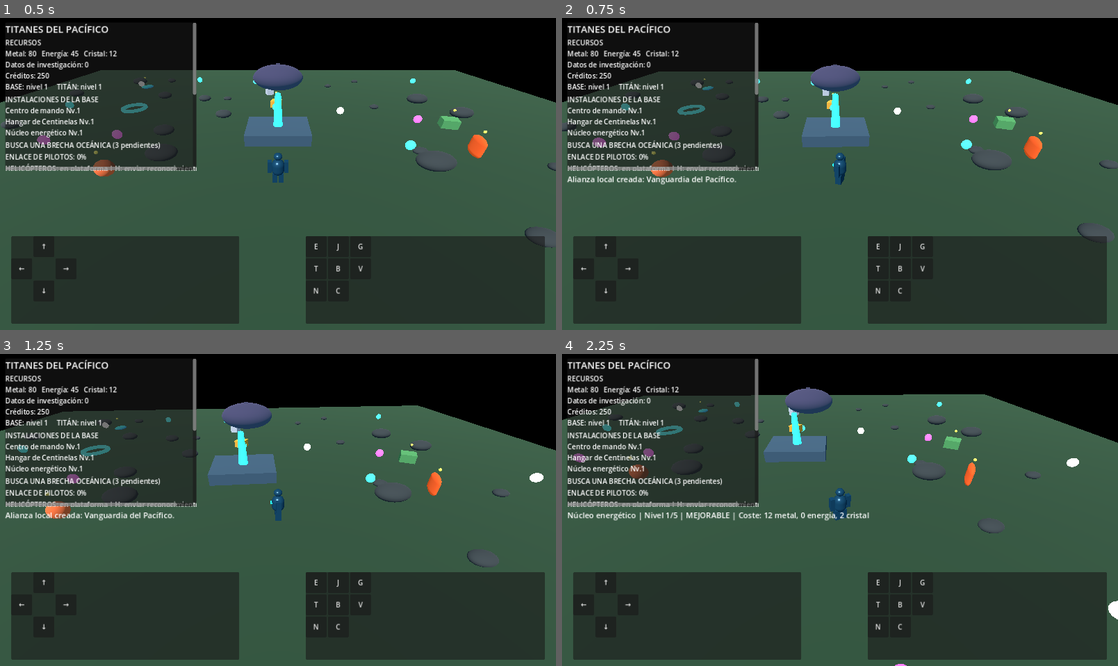
Above: before the commit, frames 1-4 (two rows, left to right).
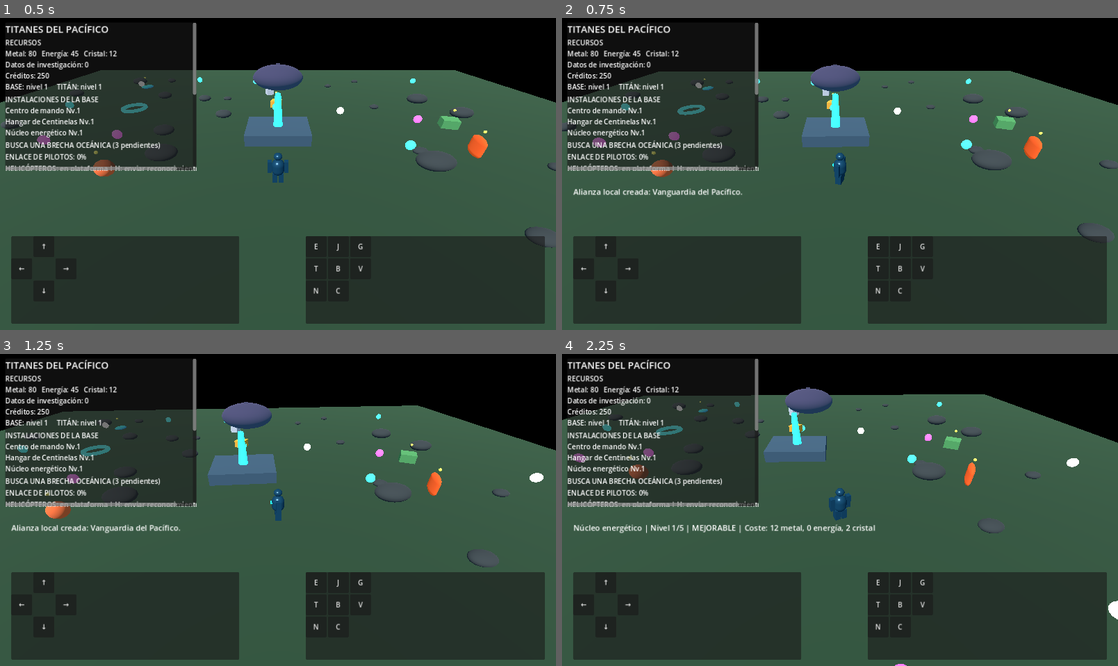
Above: after the commit, the same moments.

Repository: edwjacpinros2012-dev/Titanes-del-Pac-fico-
Game: Godot game, scene res://scenes/main.tscn
The game is run twice, just before and just after one commit, with the same random seed, the same clock (stepped at 60 frames per second) and the same inputs.
Inputs:
- Up to frame 1 (0.5 s): no input
- Up to frame 2 (0.75 s): tap Enter at 0.5 s; hold D (move_right) from 0.53 s (still down); hold P (alliance_create) from 0.53 s (still down)
- Up to frame 3 (1.25 s): keep holding D (move_right); keep holding P (alliance_create)
- Up to frame 4 (2.25 s): release D (move_right) at 1.28 s; release P (alliance_create) at 1.28 s; hold S (move_back) 1.28-2.03 s; tap K (alliance_join) at 1.35 s; hold D (move_right) from 2.03 s (still down); hold V (base_select_next) from 2.03 s (still down)

Frame 1 is identical in both runs. In frame 2, 0.7% of the frame differs, in the area x 0-33%, y 50-58%; in frame 3, 0.7%; in frame 4, 1.3%, in the area x 1-57%, y 50-58%.

Commit message:
Make HUD and status panel adapt to small screens

Diff:
--- a/scripts/main.gd
+++ b/scripts/main.gd
@@ -531,10 +531,13 @@
 func _create_hud() -> void:
 	var layer := CanvasLayer.new()
 	add_child(layer)
+	var viewport_size := get_viewport().get_visible_rect().size
+	var hud_width := minf(440.0, maxf(280.0, viewport_size.x - 24.0))
+	var hud_height := minf(340.0, maxf(150.0, viewport_size.y * 0.48))
 	var panel := PanelContainer.new()
 	panel.position = Vector2(12, 12)
-	panel.custom_minimum_size = Vector2(440, 0)
-	panel.size = Vector2(440, 340)
+	panel.custom_minimum_size = Vector2(hud_width, hud_height)
+	panel.size = Vector2(hud_width, hud_height)
 	layer.add_child(panel)
 	var scroll := ScrollContainer.new()
 	scroll.set_anchors_and_offsets_preset(Control.PRESET_FULL_RECT)
@@ -579,7 +582,15 @@
 	help.add_theme_font_size_override("font_size", 13)
 	column.add_child(help)
 	status_label = Label.new()
-	status_label.position = Vector2(12, 360)
+	status_label.anchor_left = 0.02
+	status_label.anchor_top = 0.54
+	status_label.anchor_right = 0.98
+	status_label.anchor_bottom = 0.68
+	status_label.offset_left = 0
+	status_label.offset_top = 0
+	status_label.offset_right = 0
+	status_label.offset_bottom = 0
+	status_label.autowrap_mode = TextServer.AUTOWRAP_WORD_SMART
 	status_label.add_theme_font_size_override("font_size", 18)
 	layer.add_child(status_label)
 	platform_input = PlatformInput.new()
